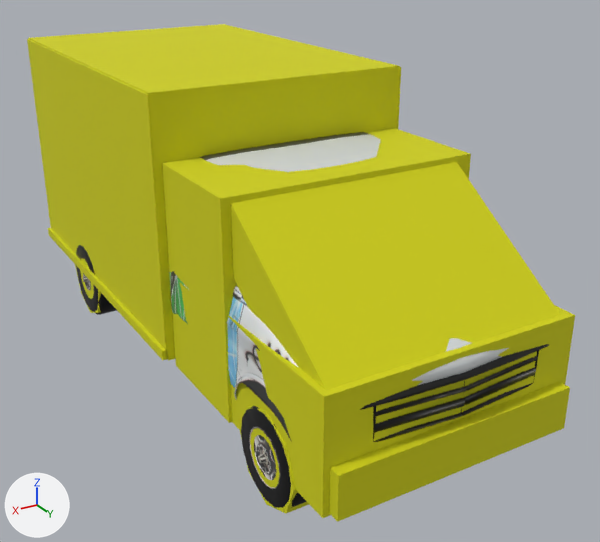
The COLLADA model media/models/archivetruck/archivetruck.dae: old version first, new version second.
The view is the same before and after, from a 50 mm camera at (3.78, 7.91, 4.39) aimed at (-0.27, 1.16, 1.01). Lighting does not change. The marker at lower left points along +X, +Y and +Z. Where no turn or scale is listed for an object, it has been applied to the vertices.
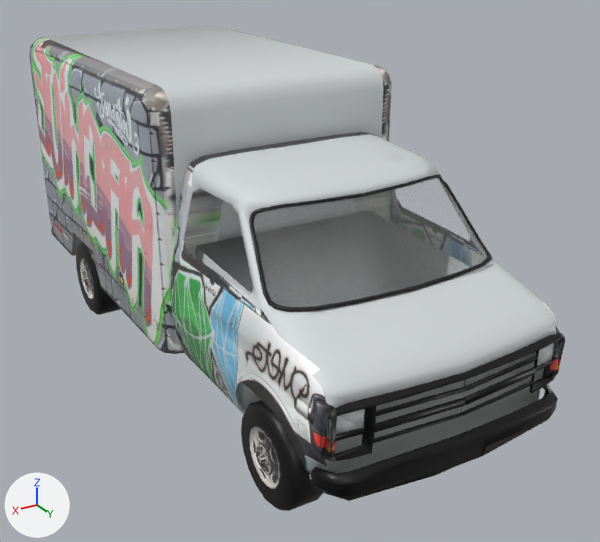
Boxes [x1, y1, x2, y2] around the edits, measured in the pictures (600 x 542 px):
'Cube_013', deleted (yellow): before [231, 162, 561, 390]
'Cube_008', deleted (yellow): before [27, 39, 168, 359]
'Cube_011', deleted (yellow): before [228, 305, 575, 518]
'Cube_010', deleted (yellow): before [162, 128, 471, 423]
'Cube_009', deleted (yellow): before [147, 67, 400, 360]
'Cube_004', deleted (yellow): before [28, 24, 400, 94]
'Cube_012', deleted (yellow): before [329, 382, 570, 522]
'Cube_006', deleted (yellow): before [48, 228, 168, 360]
'Cylinder_005', deleted (yellow): before [240, 406, 309, 513]
'Cylinder_004', deleted: before [75, 244, 101, 313]
'Cube_007', deleted: before [397, 67, 401, 129]
'truck-cab', unchanged, uncovered by the edit: before [169, 132, 508, 440]; after [169, 132, 565, 475]
'Cube_014', unchanged, uncovered by the edit: after [29, 29, 392, 354]
'Cube_005', unchanged, uncovered by the edit: after [45, 25, 383, 256]
'truck-cab_002', unchanged, uncovered by the edit: after [254, 178, 488, 307]

The change in detail:
Object 'Cube_004' (ob_cube_004) is deleted.
Object 'Cube_006' (ob_cube_006) is deleted.
Object 'Cube_007' (ob_cube_007) is deleted.
Object 'Cube_008' (ob_cube_008) is deleted.
Object 'Cube_009' (ob_cube_009) is deleted.
Object 'Cube_010' (ob_cube_010) is deleted.
Object 'Cube_011' (ob_cube_011) is deleted.
Object 'Cube_012' (ob_cube_012) is deleted.
Object 'Cube_013' (ob_cube_013) is deleted.
Object 'Cylinder_004' (ob_cylinder_004) is deleted.
Object 'Cylinder_005' (ob_cylinder_005) is deleted.
